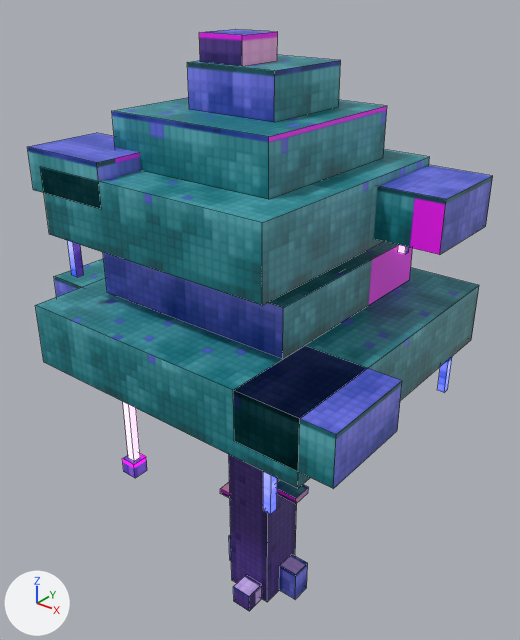
One commit to the FBX model assets/models/props/MoonTreeB/MoonTreeB.fbx: the scene before it, then after it.
The view is the same before and after, from a camera (50 mm lens) standing at (13.72, -16.86, 21.25) and looking at (-0.06, 0.37, 10.56). Arrows for +X, +Y and +Z are at lower left; the lights stay in place. The first picture is the older version. Mesh edges are drawn as thin lines.

The older version as bpy lines, for what is in view:
```python
me_accessory = bpy.data.meshes.new('Accessory')
me_accessory.from_pydata(...)  # 32 vertices, 22 faces; spans x -4.25..6.75, y -5.44..5.56, z 10.5..16.75
me_accessory.materials.append(mat_moontreeb_accessory)  # picture img_moontreeb_atlas_png
me_body = bpy.data.meshes.new('Body')
me_body.from_pydata(...)  # 56 vertices, 37 faces; spans x -6.75..5.75, y -5.44..4.56, z 10.0..19.75
me_body.materials.append(mat_moontreeb_body)  # picture img_moontreeb_atlas_png
me_bodydark = bpy.data.meshes.new('BodyDark')
me_bodydark.from_pydata(...)  # 48 vertices, 31 faces; spans x -0.9..3.6, y -2.1..1.2, z 0.0..15.0
me_bodydark.materials.append(mat_moontreeb_bodydark)  # picture img_moontreeb_atlas_png
me_glow = bpy.data.meshes.new('Glow')
me_glow.from_pydata(...)  # 56 vertices, 35 faces; spans x -4.0..5.75, y -5.56..3.06, z 7.5..14.25
me_glow.materials.append(mat_moontreeb_glow_001)
ob_accessory = bpy.data.objects.new('Accessory', me_accessory)
ob_accessory.location = (0.0, 0.0, 0.0)
ob_body = bpy.data.objects.new('Body', me_body)
ob_body.location = (0.0, 0.0, 0.0)
ob_bodydark = bpy.data.objects.new('BodyDark', me_bodydark)
ob_bodydark.location = (0.0, 0.0, 0.0)
ob_glow = bpy.data.objects.new('Glow', me_glow)
ob_glow.location = (0.0, 0.0, 0.0)
```
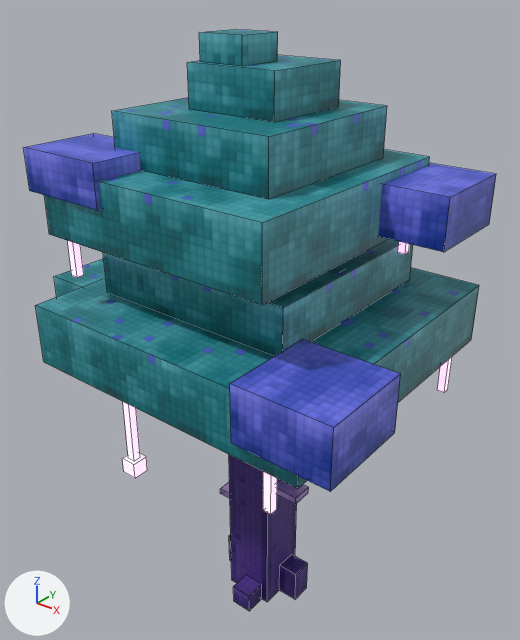
Edits to the scene script, one JSON object a line:
```json
{"block": "me_glow", "where": "me_glow.from_pydata(...)  # 56 vertices, 35 faces; spans x -4.0..5.75, y -5.56..3.06, z 7.5..14.25"}
{"block": "me_glow", "where": "# used by ob_glow; location = (0.0, 0.0, 0.0)"}
{"block": "me_glow", "change": "me_glow part 1: texture (UV) coordinates of 31 of 35 faces, centred in x -4.0..5.75, y -5.56..3.06, z 7.5..13.75, changed; they spanned u 0.14..0.86, v 0.3..0.37 and now span u 0.0..0.87, v 0.29..0.37"}
{"block": "me_accessory", "where": "# used by ob_accessory; location = (0.0, 0.0, 0.0)"}
{"op": "remove", "block": "me_accessory", "code": "me_accessory.from_pydata(...)  # 32 vertices, 22 faces; spans x -4.25..6.75, y -5.44..5.56, z 10.5..16.75"}
{"op": "add", "block": "me_accessory", "code": "me_accessory.from_pydata(...)  # 32 vertices, 24 faces; spans x -4.25..6.75, y -5.56..5.56, z 10.5..16.75"}
{"block": "me_accessory", "change": "me_accessory part 2: 16 vertices moved from x 3.75..6.75, y -5.44..3.06, z 10.5..16.0 to x 3.75..6.75, y -5.56..3.31, z 10.5..16.0"}
{"block": "me_accessory", "change": "me_accessory part 3: 8 vertices moved from x -4.25..-1.25, y -4.94..-2.44, z 15.5..16.75 to x -4.25..-1.25, y -5.06..-2.56, z 15.5..16.75"}
{"block": "me_bodydark", "where": "me_bodydark.from_pydata(...)  # 48 vertices, 31 faces; spans x -0.9..3.6, y -2.1..1.2, z 0.0..15.0"}
{"block": "me_bodydark", "where": "# used by ob_bodydark; location = (0.0, 0.0, 0.0)"}
{"block": "me_bodydark", "change": "me_bodydark part 5: texture (UV) coordinates of 27 of 31 faces, centred in x -0.9..3.6, y -2.1..1.2, z 0.0..13.2, changed; they spanned u 0.0..0.99, v 0.31..0.49 and now span u 0.21..1.0, v 0.3..0.45"}
{"block": "me_body", "where": "me_body.from_pydata(...)  # 56 vertices, 37 faces; spans x -6.75..5.75, y -5.44..4.56, z 10.0..19.75"}
{"block": "me_body", "where": "# used by ob_body; location = (0.0, 0.0, 0.0)"}
{"block": "me_body", "change": "me_body part 4: texture (UV) coordinates of 20 of 37 faces, centred in x -6.75..3.75, y -3.44..3.56, z 10.75..19.75, changed; they spanned u 0.0..0.9, v 0.33..0.45 and now span u 0.0..0.99, v 0.3..0.45"}
```

What differs and where, as boxes [x1, y1, x2, y2] in the pictures (520 x 640 px; the box of a moved part takes in the faces that stretch with it):
```json
{"object": "Accessory", "change": "reshaped", "before": [27, 133, 493, 489], "after": [24, 134, 496, 491]}
{"part": 1, "of": "me_glow", "change": "surface changed", "before": [68, 241, 452, 514], "after": [68, 241, 452, 514]}
{"part": 2, "of": "me_accessory", "change": "moved or reshaped", "before": [233, 165, 493, 489], "after": [230, 163, 496, 491]}
{"part": 3, "of": "me_accessory", "change": "moved or reshaped", "before": [27, 133, 141, 209], "after": [24, 134, 141, 210]}
{"part": 4, "of": "me_body", "change": "surface changed", "before": [54, 29, 413, 356], "after": [54, 29, 413, 356]}
{"part": 5, "of": "me_bodydark", "change": "surface changed", "before": [229, 535, 308, 609], "after": [229, 535, 308, 609], "on screen": "darker"}
```
